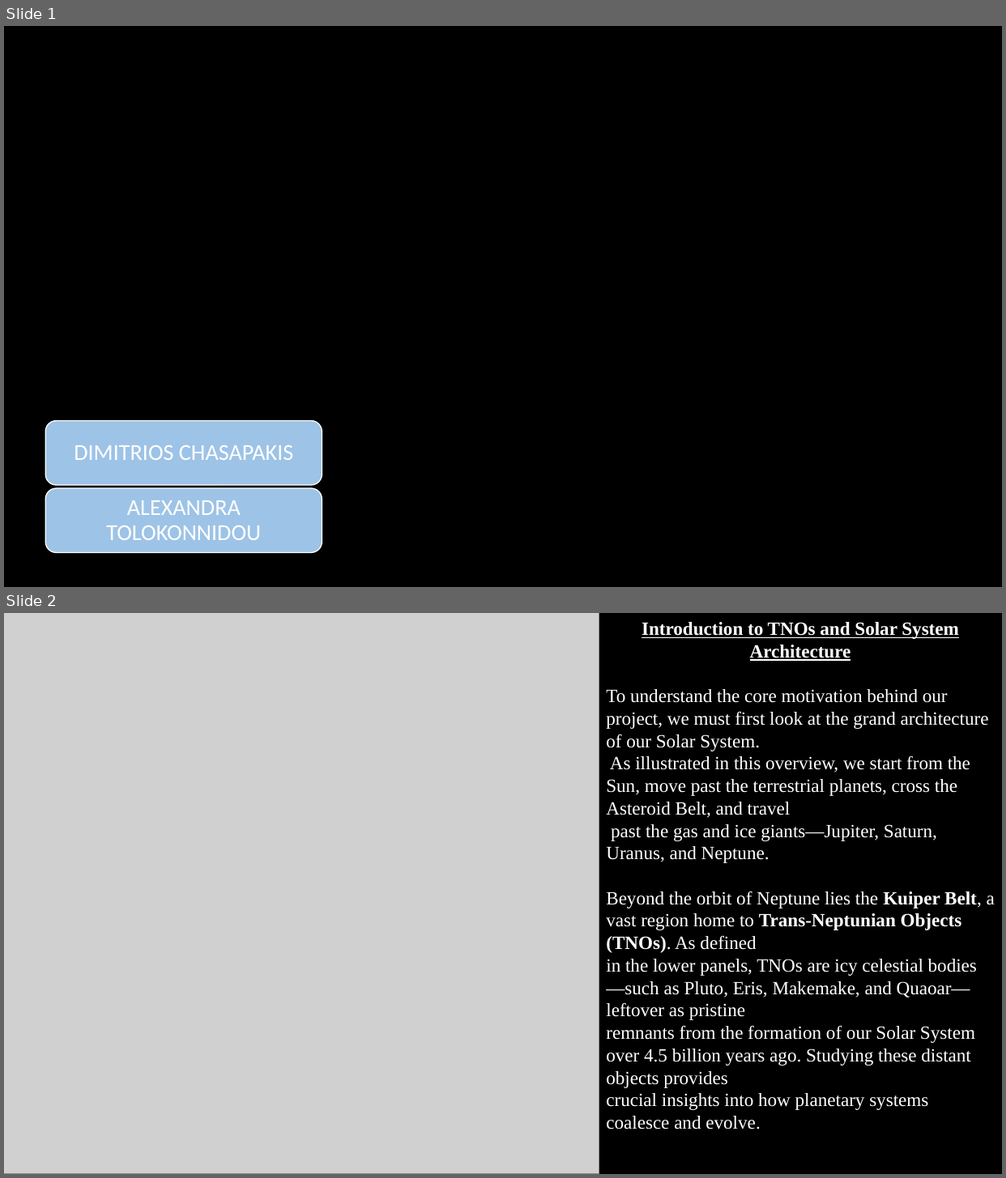
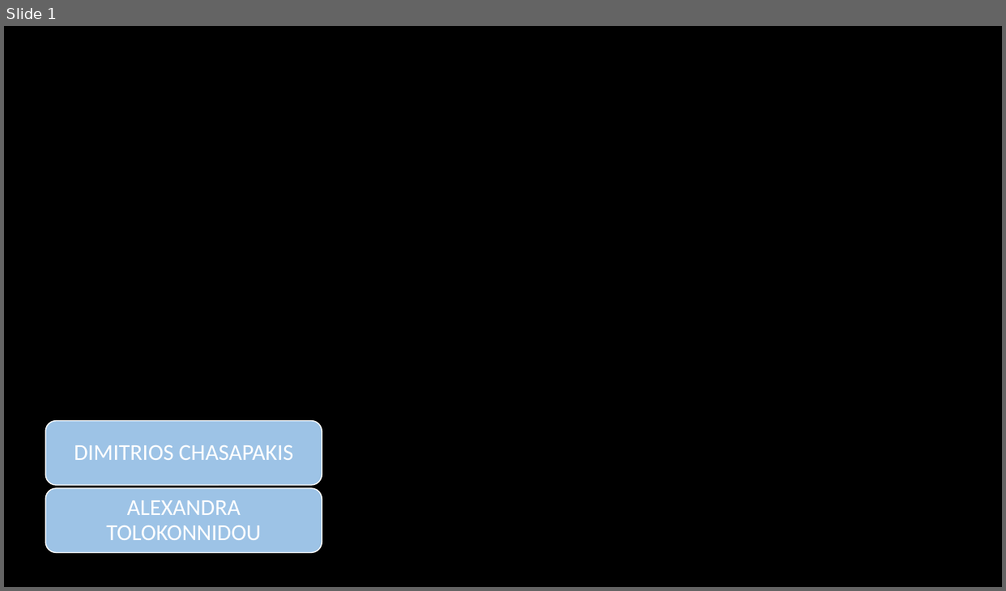
Before and after one commit to dimitrisxs/TNO-PlanetX-Detector, a slide deck: The X Finders.pptx. Shown one above the other, each under a label of ours: slides 1 and 2 before the commit, slide 1 after it. The pictures are 1006x1178 and 1006x591 pixels, drawn with LibreOffice and Linux fonts; fonts in the diff are those of the drawing; grey boxes stand for pictures; background and template pictures are left out. Boxes give left, top, right and bottom in pixels: in the first picture for what was removed or moved away, otherwise in the second. Text is boxed around its words. In the diff, an @@ line names an element or a change of style, - is before the commit and + after.

```diff
--- a/The X Finders.pptx
+++ b/The X Finders.pptx
@@ slide 2 removed at (4, 613, 1002, 1174), background #000000 @@
@@ picture removed at (4, 613, 599, 1174) @@
@@ text removed at (606, 622, 995, 1130) @@
-Introduction to TNOs and Solar System Architecture
-To understand the core motivation behind our project, we must first look at the grand architecture of our Solar System.
-As illustrated in this overview, we start from the Sun, move past the terrestrial planets, cross the Asteroid Belt, and travel
-past the gas and ice giants—Jupiter, Saturn, Uranus, and Neptune.
-Beyond the orbit of Neptune lies the Kuiper Belt, a vast region home to Trans-Neptunian Objects (TNOs). As defined
-in the lower panels, TNOs are icy celestial bodies—such as Pluto, Eris, Makemake, and Quaoar—leftover as pristine
-remnants from the formation of our Solar System over 4.5 billion years ago. Studying these distant objects provides
-crucial insights into how planetary systems coalesce and evolve.
```
Also in this commit, not shown: 2 other slides removed.
